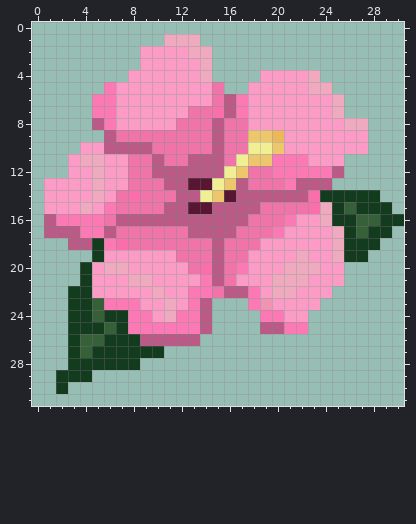
One commit to this pixel-art sprite: data/gfx/ground_objects/summer_flower.png. The first picture shows the starting point.
The file is 31x32 pixels.
Now the later version:
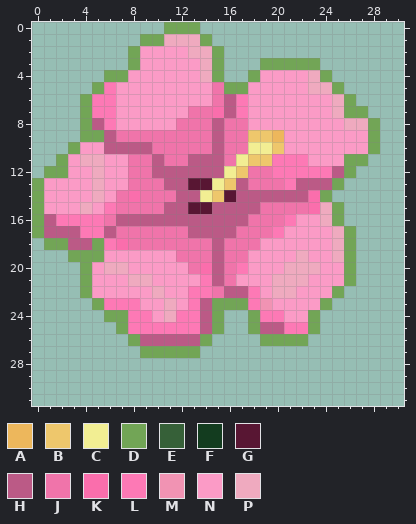
Palette (. is transparent): A #edb75c  B #eec76c  C #f2ee93  D #72a556  E #366038  F #133c1f  G #581633  H #bb5a86  J #f074aa  K #fa6eac  L #fd79b5  M #f193b3  N #fb9bc6  P #efaabf
Changes in this commit:
Colour D is added in row 0 at x 11 to 13; in row 1 at x 9 to 10 and 14; in row 2 at x 8 and 15; in row 3 at x 8, 15 and 19 to 23; in row 4 at x 6 to 7, 15, 18 and 24; in row 5 at x 5, 16 to 17 and 25.
Colour D is added in row 6 at x 4 and 26; in row 7 at x 4 and 26 to 27; in row 8 at x 4 and 28; in row 9 at x 4 to 5 and 28; in row 10 at x 3 and 28; in row 11 at x 2 and 26 to 27.
Colour D is added in row 12 at x 1 to 2 and 26; in row 13 at x 0 and 25; in rows 14 to 17 at x 0; in row 18 at x 1 to 2; in row 19 at x 3 to 4; in rows 20 to 21 at x 26.
Colour D is added in row 22 at x 25; in row 23 at x 15 to 17 and 24; in rows 24 to 25 at x 15, 18 and 23; in row 26 at x 14 and 19 to 22; in row 27 at x 11 to 13.
Colour D replaces colour E in row 23 at x 5.
Colour D replaces colour F in row 14 at x 24; in rows 15 to 16 at x 25; in row 17 at x 26; in rows 18 to 19 at x 5 and 26; in rows 20 to 22 at x 4; in row 24 at x 6 to 7.
Colour D replaces colour F in row 25 at x 7; in row 26 at x 8; in row 27 at x 9 to 10.
The edit erases colour E in row 15 at x 26; in row 16 at x 27 to 28; in row 17 at x 27; in row 24 at x 5; in row 25 at x 6; in row 26 at x 4 to 5.
The edit erases colour E in row 27 at x 4.
The edit erases colour F in row 14 at x 25 to 28; in row 15 at x 27 to 29; in row 16 at x 26 and 29 to 30; in row 17 at x 28 to 29; in row 18 at x 27 to 28; in row 19 at x 27.
The edit erases colour F in row 22 at x 3; in rows 23 to 24 at x 3 to 4; in row 25 at x 3 to 5; in row 26 at x 3 and 6 to 7; in row 27 at x 3 and 5 to 8; in row 28 at x 3 to 8.
The edit erases colour F in row 29 at x 2 to 4; in row 30 at x 2.
